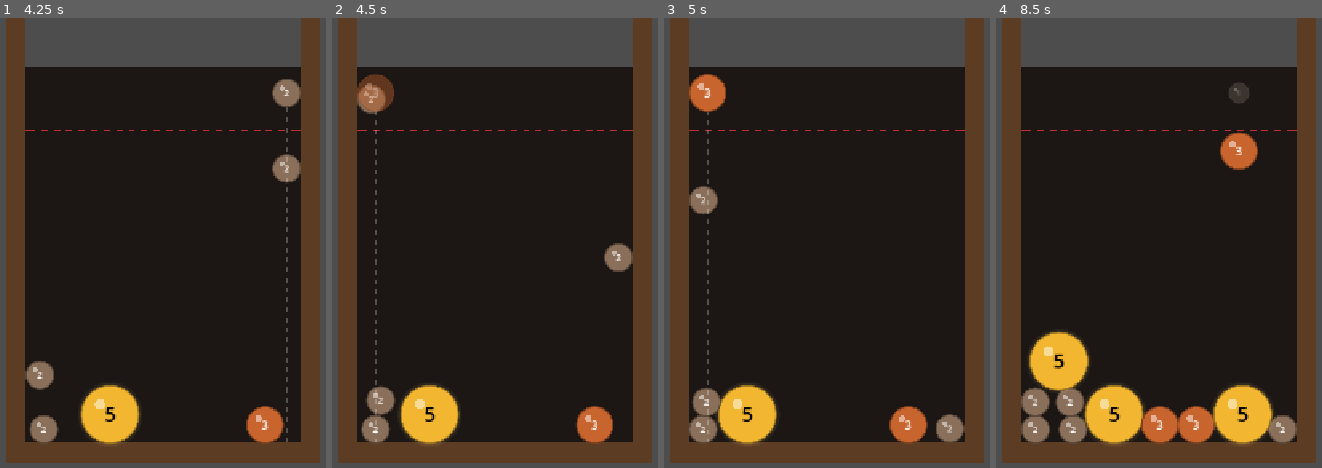
Above: before the commit, frames 1-4 (left to right).
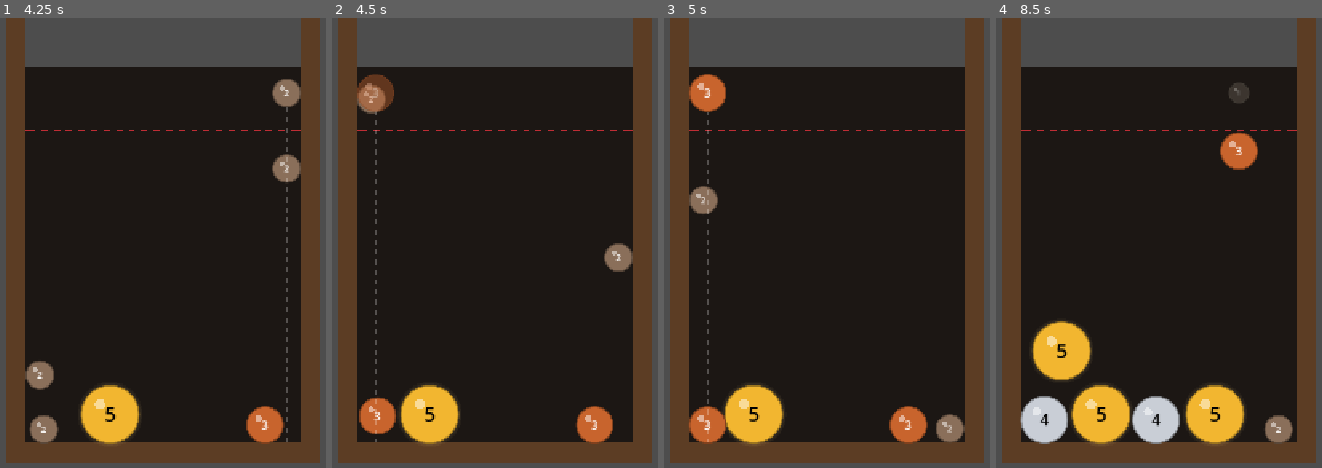
Above: after the commit, the same moments.

Repository: Francisco-Beltran-Millalen/suika-poor-alchemist
Game: Godot game, scene res://game/main.tscn
Same seed, same stepped clock (60 frames per second), same inputs: the game is played once before the commit and once after it.
Inputs (mouse positions are in pixels of both pictures, inside the frame that each line leads up to):
- Up to frame 1 (4.25 s): tap Enter at 0.5 s; move the mouse to (outside the picture) at 0.52 s; hold Space (drop) 0.53-1.25 s; click (outside the picture) at 0.67 s; drag from (3, 265) to (123, 333) at 1.27 s; move the mouse to (244, 144) at 2.02 s; hold Space (drop) 2.03-2.75 s; tap D (aim_right) at 2.1 s; click (244, 144) at 2.17 s; drag from (123, 333) to (outside the picture) at 2.77 s; move the mouse to (outside the picture) at 3.52 s; hold Shift from 3.53 s (still down); click (outside the picture) at 3.67 s; tap Space (drop) at 3.8 s
- Up to frame 2 (4.5 s): release Shift at 4.25 s; drag from (outside the picture) to (374, 130) at 4.27 s
- Up to frame 3 (5 s): no input
- Up to frame 4 (8.5 s): move the mouse to (1198, 243) at 5.02 s; hold Space (drop) 5.03-5.75 s; tap Ctrl at 5.1 s; click (1198, 243) at 5.17 s; drag from (1038, 130) to (999, 265) at 5.77 s; move the mouse to (outside the picture) at 6.52 s; hold Space (drop) 6.53-7.25 s; tap A (aim_left) at 6.6 s; click (outside the picture) at 6.67 s; drag from (999, 265) to (1119, 333) at 7.27 s; move the mouse to (1240, 144) at 8.02 s; hold Space (drop) from 8.03 s (still down); click (1240, 144) at 8.17 s

Frame 1 is identical in both runs. In frame 2, 1.1% of the frame differs, in the area x 8-20%, y 82-95%; in frame 3, 1.9%; in frame 4, 8.6%, in the area x 7-93%, y 67-95%.

Commit message:
feat(merge): resolución de fusiones, cascadas y puntuación
Co-Authored-By: Claude Sonnet 5.5 <noreply@anthropic.com>

Diff:
--- a/game/main.gd
+++ b/game/main.gd
@@ -16,6 +16,8 @@
 @onready var _preview: DropPreview = $World/DropPreview
 @onready var _spawner: PieceSpawner = $Systems/PieceSpawner
 @onready var _drop_system: DropSystem = $Systems/DropSystem
+@onready var _merge_system: MergeSystem = $Systems/MergeSystem
+@onready var _progress_system: ProgressSystem = $Systems/ProgressSystem
 @onready var _drop_controller: DropController = $DropController
 
 
@@ -50,6 +52,10 @@
 	return _drop_controller
 
 
+func get_merge_system() -> MergeSystem:
+	return _merge_system
+
+
 func _compose() -> void:
 	_state = GameState.new()
 	_generator = PieceGenerator.new(config.piece_catalog, config.spawn_strategy, config.rng_seed)
@@ -58,14 +64,18 @@
 	_board.setup(config)
 	_spawner.setup(_board.pieces_root)
 	_drop_system.setup(_state, _generator, _spawner, _board, config)
+	_merge_system.setup(_state, _spawner, _board)
+	_progress_system.setup(_state, config, _merge_system)
 	_preview.setup(_state, _drop_system, config)
 	_drop_controller.aim_requested.connect(_drop_system.request_aim_global)
 	_drop_controller.aim_step_requested.connect(_drop_system.request_aim_step)
 	_drop_controller.drop_requested.connect(_drop_system.request_drop)
+	_spawner.piece_spawned.connect(_merge_system.register_piece)
 
 
 # Orden de `02` §8.5; se completa en las fases siguientes.
 func _start_new_game() -> void:
+	_merge_system.reset()
 	_board.clear_pieces()
 	_generator.reset()
 	_state.reset()
--- a/game/main.tscn
+++ b/game/main.tscn
@@ -6,6 +6,8 @@
 [ext_resource type="Script" path="res://systems/piece_spawner.gd" id="4_spawner"]
 [ext_resource type="Script" path="res://systems/drop_system.gd" id="5_drop"]
 [ext_resource type="Script" path="res://ui/drop_controller.gd" id="6_controller"]
+[ext_resource type="Script" path="res://systems/merge_system.gd" id="7_merge"]
+[ext_resource type="Script" path="res://systems/progress_system.gd" id="8_progress"]
 
 [node name="Main" type="Node"]
 script = ExtResource("1_main")
@@ -25,5 +27,11 @@
 [node name="DropSystem" type="Node" parent="Systems"]
 script = ExtResource("5_drop")
 
+[node name="MergeSystem" type="Node" parent="Systems"]
+script = ExtResource("7_merge")
+
+[node name="ProgressSystem" type="Node" parent="Systems"]
+script = ExtResource("8_progress")
+
 [node name="DropController" type="Node" parent="."]
 script = ExtResource("6_controller")
--- /dev/null
+++ b/systems/merge_system.gd
@@ -0,0 +1,82 @@
+class_name MergeSystem
+extends Node
+## Valida contactos, marca piezas consumidas y resuelve fusiones.
+##
+## No puntúa ni decide el fin de la partida: solo emite señales.
+
+signal pieces_merged(source: PieceData, result: PieceData, position: Vector2)
+signal max_level_merged(source: PieceData, position: Vector2)
+
+var _state: GameState
+var _spawner: PieceSpawner
+var _board: Board
+# Pares aceptados pendientes de resolver, en orden de aceptación (índices paralelos).
+var _pending_a: Array[Piece] = []
+var _pending_b: Array[Piece] = []
+
+
+func _physics_process(_delta: float) -> void:
+	tick()
+
+
+func setup(state: GameState, spawner: PieceSpawner, board: Board) -> void:
+	_state = state
+	_spawner = spawner
+	_board = board
+
+
+## Se suscribe a los contactos de una pieza (lo llama `Main` vía `piece_spawned`).
+func register_piece(piece: Piece) -> void:
+	piece.contact_detected.connect(handle_contact)
+
+
+## Acepta o ignora un contacto. Ocurre durante el flush de física: no se crean
+## ni eliminan cuerpos aquí, solo se marca y se encola.
+func handle_contact(a: Piece, b: Piece) -> void:
+	if not _state.is_playing() or a == b or a.data != b.data:
+		return
+	if a.is_consumed() or b.is_consumed():
+		return
+	a.consume()
+	b.consume()
+	_pending_a.append(a)
+	_pending_b.append(b)
+
+
+## Resuelve las fusiones pendientes (una vez por paso de física).
+func tick() -> void:
+	if _pending_a.is_empty():
+		return
+	# Copias locales: las señales emitidas aquí pueden reiniciar el sistema.
+	var pairs_a: Array[Piece] = _pending_a.duplicate()
+	var pairs_b: Array[Piece] = _pending_b.duplicate()
+	reset()
+	for i: int in pairs_a.size():
+		if not _state.is_playing():
+			return
+		_resolve(pairs_a[i], pairs_b[i])
+
+
+## Cancela las fusiones pendientes.
+func reset() -> void:
+	_pending_a.clear()
+	_pending_b.clear()
+
+
+func get_pending_count() -> int:
+	return _pending_a.size()
+
+
+func _resolve(a: Piece, b: Piece) -> void:
+	var position: Vector2 = (a.position + b.position) / 2.0
+	var source: PieceData = a.data
+	# Primero se eliminan, para que la nueva pieza nunca se solape con ellas.
+	_spawner.despawn(a)
+	_spawner.despawn(b)
+	if source.is_max_level():
+		max_level_merged.emit(source, position)
+		return
+	var result: PieceData = source.next_piece
+	var clamped: Vector2 = _board.clamp_piece_position(position, result.radius)
+	_spawner.spawn(result, clamped, Piece.State.ACTIVE)
+	pieces_merged.emit(source, result, clamped)
--- /dev/null
+++ b/systems/progress_system.gd
@@ -0,0 +1,22 @@
+class_name ProgressSystem
+extends Node
+## Traduce fusiones en progreso: suma puntos y declara la victoria.
+
+var _state: GameState
+var _config: GameConfig
+
+
+func setup(state: GameState, config: GameConfig, merge_system: MergeSystem) -> void:
+	_state = state
+	_config = config
+	merge_system.pieces_merged.connect(_on_merge_system_pieces_merged)
+	merge_system.max_level_merged.connect(_on_merge_system_max_level_merged)
+
+
+func _on_merge_system_pieces_merged(_source: PieceData, result: PieceData, _position: Vector2) -> void:
+	_state.add_score(result.score_value)
+
+
+func _on_merge_system_max_level_merged(_source: PieceData, _position: Vector2) -> void:
+	_state.add_score(_config.victory_bonus)
+	_state.set_victory()
--- /dev/null
+++ b/tests/integration/test_merge_integration.gd
@@ -0,0 +1,51 @@
+extends GutTest
+
+const DataFactory := preload("res://tests/helpers/data_factory.gd")
+const FixedSpawnStrategy := preload("res://tests/helpers/fixed_spawn_strategy.gd")
+
+var _main: Main
+var _config: GameConfig
+
+
+func before_each() -> void:
+	_config = (load("res://game/game_config.tres") as GameConfig).duplicate() as GameConfig
+	var fixed := FixedSpawnStrategy.new()
+	fixed.level = 1
+	_config.spawn_strategy = fixed
+	_config.rng_seed = 1234
+	_main = (load("res://game/main.tscn") as PackedScene).instantiate() as Main
+	_main.config = _config
+	add_child_autofree(_main)
+
+
+func _spawn(level: int, pos: Vector2) -> Piece:
+	return _main.get_spawner().spawn(_config.piece_catalog.get_by_level(level), pos, Piece.State.ACTIVE)
+
+
+func _levels() -> Array[int]:
+	var levels: Array[int] = []
+	for piece: Piece in _main.get_board().get_pieces():
+		levels.append(piece.data.level)
+	return levels
+
+
+func test_two_drops_in_same_column_merge_into_one() -> void:
+	var drop: DropSystem = _main.get_drop_system()
+	var center_x: float = _main.get_board().global_position.x + _config.container_width / 2.0
+	drop.request_aim_global(center_x)
+	assert_true(drop.request_drop())
+	await wait_physics_frames(40)
+	drop.request_aim_global(center_x)
+	assert_true(drop.request_drop())
+	assert_true(await wait_until(func() -> bool: return _levels() == [2], 3.0),
+			"queda exactamente una pieza de nivel 2")
+	assert_eq(_main.get_state().get_score(), 3)
+
+
+func test_cascade_merges_into_level_three() -> void:
+	_spawn(2, Vector2(220.0, 578.0))
+	_spawn(1, Vector2(220.0, 500.0))
+	_spawn(1, Vector2(220.0, 440.0))
+	assert_true(await wait_until(func() -> bool: return _levels() == [3], 3.0),
+			"cascada hasta una pieza de nivel 3")
+	assert_eq(_main.get_state().get_score(), 3 + 6)
--- /dev/null
+++ b/tests/unit/test_merge_system.gd
@@ -0,0 +1,140 @@
+extends GutTest
+
+const DataFactory := preload("res://tests/helpers/data_factory.gd")
+const BoardRig := preload("res://tests/helpers/board_rig.gd")
+
+var _config: GameConfig
+var _board: Board
+var _state: GameState
+var _spawner: PieceSpawner
+var _merge: MergeSystem
+
+
+func before_each() -> void:
+	_config = DataFactory.make_config()
+	var rig: Dictionary = BoardRig.make(self, _config)
+	_board = rig["board"]
+	_state = rig["state"]
+	_spawner = rig["spawner"]
+	_merge = MergeSystem.new()
+	autofree(_merge)
+	_merge.setup(_state, _spawner, _board)
+
+
+func _piece(level: int, pos: Vector2) -> Piece:
+	return _spawner.spawn(_config.piece_catalog.get_by_level(level), pos, Piece.State.ACTIVE)
+
+
+func test_same_data_consumes_both_and_queues() -> void:
+	var a: Piece = _piece(1, Vector2(100.0, 500.0))
+	var b: Piece = _piece(1, Vector2(120.0, 500.0))
+	_merge.handle_contact(a, b)
+	assert_true(a.is_consumed())
+	assert_true(b.is_consumed())
+	assert_eq(_merge.get_pending_count(), 1)
+
+
+func test_different_data_does_nothing() -> void:
+	var a: Piece = _piece(1, Vector2(100.0, 500.0))
+	var b: Piece = _piece(2, Vector2(130.0, 500.0))
+	_merge.handle_contact(a, b)
+	assert_false(a.is_consumed())
+	assert_false(b.is_consumed())
+	assert_eq(_merge.get_pending_count(), 0)
+
+
+func test_contact_with_itself_is_ignored() -> void:
+	var a: Piece = _piece(1, Vector2(100.0, 500.0))
+	_merge.handle_contact(a, a)
+	assert_false(a.is_consumed())
+	assert_eq(_merge.get_pending_count(), 0)
+
+
+func test_first_contact_wins_among_three() -> void:
+	var a: Piece = _piece(1, Vector2(100.0, 500.0))
+	var b: Piece = _piece(1, Vector2(120.0, 500.0))
+	var c: Piece = _piece(1, Vector2(140.0, 500.0))
+	_merge.handle_contact(a, b)
+	_merge.handle_contact(b, c)
+	assert_eq(_merge.get_pending_count(), 1)
+	assert_false(c.is_consumed(), "C queda libre")
+
+
+func test_contact_ignored_when_not_playing() -> void:
+	var a: Piece = _piece(1, Vector2(100.0, 500.0))
+	var b: Piece = _piece(1, Vector2(120.0, 500.0))
+	_state.set_game_over()
+	_merge.handle_contact(a, b)
+	assert_eq(_merge.get_pending_count(), 0)
+	assert_false(a.is_consumed())
+
+
+func test_tick_replaces_pair_with_next_level_at_midpoint() -> void:
+	var a: Piece = _piece(1, Vector2(100.0, 500.0))
+	var b: Piece = _piece(1, Vector2(140.0, 500.0))
+	watch_signals(_merge)
+	_merge.handle_contact(a, b)
+	_merge.tick()
+	assert_eq(_merge.get_pending_count(), 0)
+	var pieces: Array[Piece] = _board.get_pieces()
+	assert_eq(pieces.size(), 1, "A y B eliminadas, una pieza nueva")
+	assert_eq(pieces[0].data.level, 2)
+	assert_eq(pieces[0].state, Piece.State.ACTIVE)
+	assert_eq(pieces[0].position, Vector2(120.0, 500.0))
+	assert_signal_emit_count(_merge, "pieces_merged", 1)
+	assert_signal_emitted_with_parameters(_merge, "pieces_merged",
+			[_config.piece_catalog.get_by_level(1), _config.piece_catalog.get_by_level(2),
+			Vector2(120.0, 500.0)])
+
+
+func test_new_piece_is_clamped_next_to_wall() -> void:
+	var a: Piece = _piece(1, Vector2(16.0, 500.0))
+	var b: Piece = _piece(1, Vector2(16.0, 520.0))
+	_merge.handle_contact(a, b)
+	_merge.tick()
+	var radius: float = _config.piece_catalog.get_by_level(2).radius
+	assert_gte(_board.get_pieces()[0].position.x, radius)
+
+
+func test_max_level_merge_creates_nothing() -> void:
+	var top: int = _config.piece_catalog.get_max_level()
+	var a: Piece = _piece(top, Vector2(150.0, 500.0))
+	var b: Piece = _piece(top, Vector2(250.0, 500.0))
+	watch_signals(_merge)
+	_merge.handle_contact(a, b)
+	_merge.tick()
+	assert_eq(_board.get_pieces().size(), 0)
+	assert_signal_emit_count(_merge, "max_level_merged", 1)
+	assert_signal_not_emitted(_merge, "pieces_merged")
+
+
+func test_rest_of_queue_is_dropped_when_game_stops_midway() -> void:
+	var top: int = _config.piece_catalog.get_max_level()
+	var first_a: Piece = _piece(top, Vector2(150.0, 500.0))
+	var first_b: Piece = _piece(top, Vector2(250.0, 500.0))
+	var second_a: Piece = _piece(1, Vector2(100.0, 300.0))
+	var second_b: Piece = _piece(1, Vector2(120.0, 300.0))
+	_merge.max_level_merged.connect(func(_s: PieceData, _p: Vector2) -> void: _state.set_victory())
+	_merge.handle_contact(first_a, first_b)
+	_merge.handle_contact(second_a, second_b)
+	_merge.tick()
+	assert_eq(_merge.get_pending_count(), 0)
+	assert_eq(_board.get_pieces().size(), 2, "el segundo par no se resolvió")
+
+
+func test_reset_clears_queue() -> void:
+	var a: Piece = _piece(1, Vector2(100.0, 500.0))
+	var b: Piece = _piece(1, Vector2(120.0, 500.0))
+	_merge.handle_contact(a, b)
+	_merge.reset()
+	assert_eq(_merge.get_pending_count(), 0)
+	_merge.tick()
+	assert_eq(_board.get_pieces().size(), 2, "nada se resolvió")
+
+
+func test_register_piece_connects_contact_signal() -> void:
+	var a: Piece = _piece(1, Vector2(100.0, 500.0))
+	var b: Piece = _piece(1, Vector2(120.0, 500.0))
+	_merge.register_piece(a)
+	a.contact_detected.emit(a, b)
+	assert_eq(_merge.get_pending_count(), 1)
--- /dev/null
+++ b/tests/unit/test_progress_system.gd
@@ -0,0 +1,36 @@
+extends GutTest
+
+const DataFactory := preload("res://tests/helpers/data_factory.gd")
+const BoardRig := preload("res://tests/helpers/board_rig.gd")
+
+var _config: GameConfig
+var _state: GameState
+var _merge: MergeSystem
+
+
+func before_each() -> void:
+	_config = DataFactory.make_config()
+	var rig: Dictionary = BoardRig.make(self, _config)
+	_state = rig["state"]
+	_merge = MergeSystem.new()
+	autofree(_merge)
+	_merge.setup(_state, rig["spawner"], rig["board"])
+	var progress := ProgressSystem.new()
+	autofree(progress)
+	progress.setup(_state, _config, _merge)
+
+
+func test_pieces_merged_adds_result_score() -> void:
+	var source: PieceData = _config.piece_catalog.get_by_level(2)
+	var result: PieceData = _config.piece_catalog.get_by_level(3)
+	_merge.pieces_merged.emit(source, result, Vector2.ZERO)
+	assert_eq(_state.get_score(), result.score_value)
+	_merge.pieces_merged.emit(source, result, Vector2.ZERO)
+	assert_eq(_state.get_score(), 2 * result.score_value)
+
+
+func test_max_level_merged_adds_bonus_and_wins() -> void:
+	var top: PieceData = _config.piece_catalog.get_by_level(_config.piece_catalog.get_max_level())
+	_merge.max_level_merged.emit(top, Vector2.ZERO)
+	assert_eq(_state.get_score(), _config.victory_bonus)
+	assert_eq(_state.get_status(), GameState.Status.VICTORY)
Not shown: 1 places in game/main.tscn that only renumber resources
Not shown, added: systems/merge_system.gd.uid
Not shown, added: systems/progress_system.gd.uid
Not shown, added: tests/integration/test_merge_integration.gd.uid
Not shown, added: tests/unit/test_merge_system.gd.uid
Not shown, added: tests/unit/test_progress_system.gd.uid
